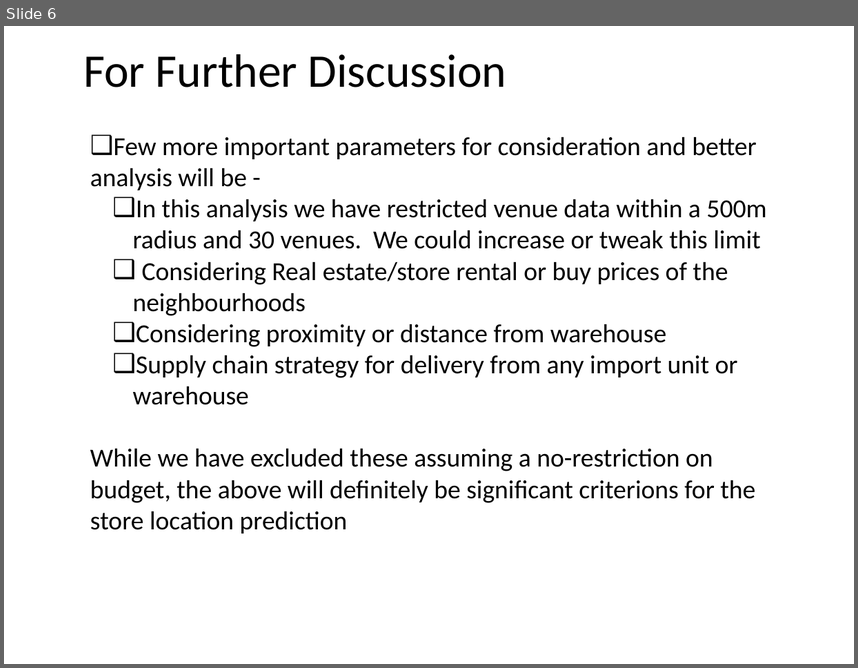
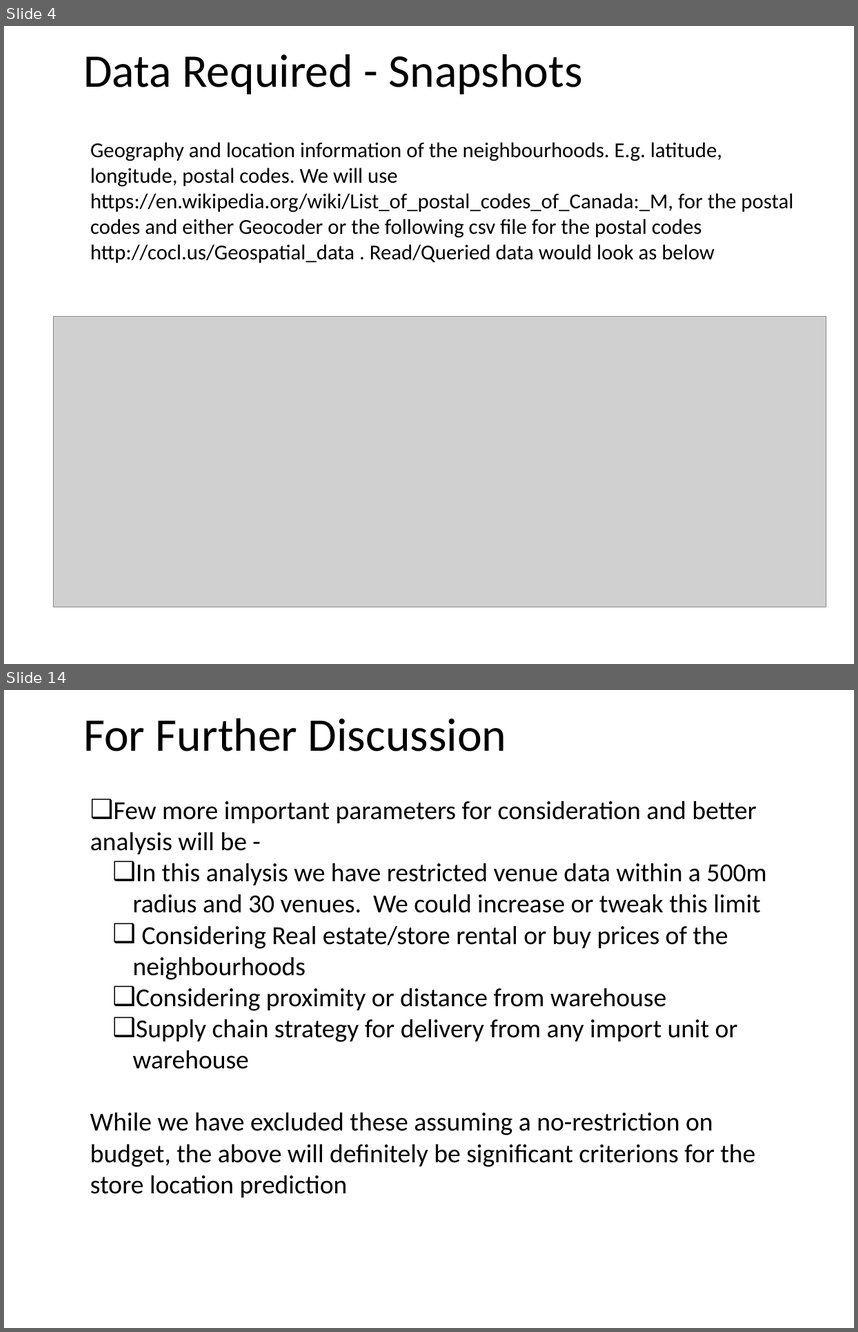
Before and after one commit to mukgithub/Coursera_Capstone, a slide deck: Capstone.pptx. Shown one above the other, each under a label of ours: slide 6 before the commit, slides 4 and 14 after it; the slides between them are not shown. The pictures are 858x668 and 858x1332 pixels, drawn with LibreOffice and Linux fonts; fonts in the diff are those of the drawing; grey boxes stand for pictures. Boxes give left, top, right and bottom in pixels: in the first picture for what was removed or moved away, otherwise in the second. Text is boxed around its words. In the diff, an @@ line names an element or a change of style, - is before the commit and + after.

```diff
--- a/Capstone.pptx
+++ b/Capstone.pptx
@@ slide 4 added at <box>4,26,854,664</box>, background #FFFFFF @@
@@ title added at <box>83,54,582,94</box>, 39.6 pt, text #000000 @@
+Data Required - Snapshots
@@ text added at <box>90,142,793,263</box>, 18 pt, text #000000 @@
+Geography and location information of the neighbourhoods. E.g. latitude, longitude, postal codes. We will use https://en.wikipedia.org/wiki/List_of_postal_codes_of_Canada:_M, for the postal codes and either Geocoder or the following csv file for the postal codes http://cocl.us/Geospatial_data . Read/Queried data would look as below
@@ picture added at <box>53,316,826,608</box> @@
@@ what was slide 6 is now slide 14 @@
```
Also in this commit, not shown: 4 slides changed, 7 other slides added.
